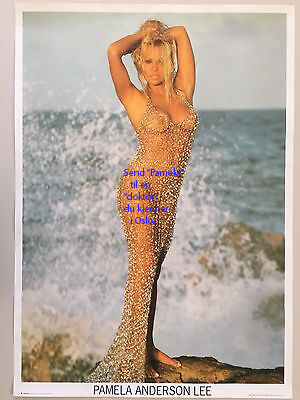
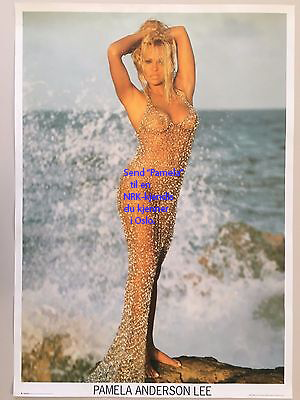
Two versions of the same layered image (w=300, h=400). Layer-by-layer changes:
renamed "Send “Pamela” til en “doktor” du kjenner i Oslo." to "Send “Pamela” til en NRK-kjendis du kjenner i Oslo.", painted on it over (124, 192, 174, 202)
